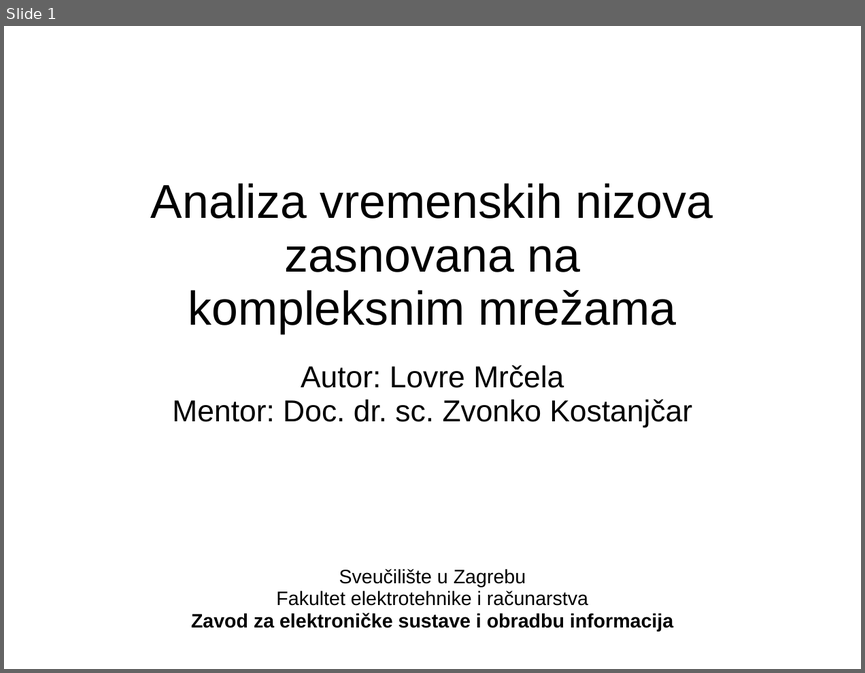
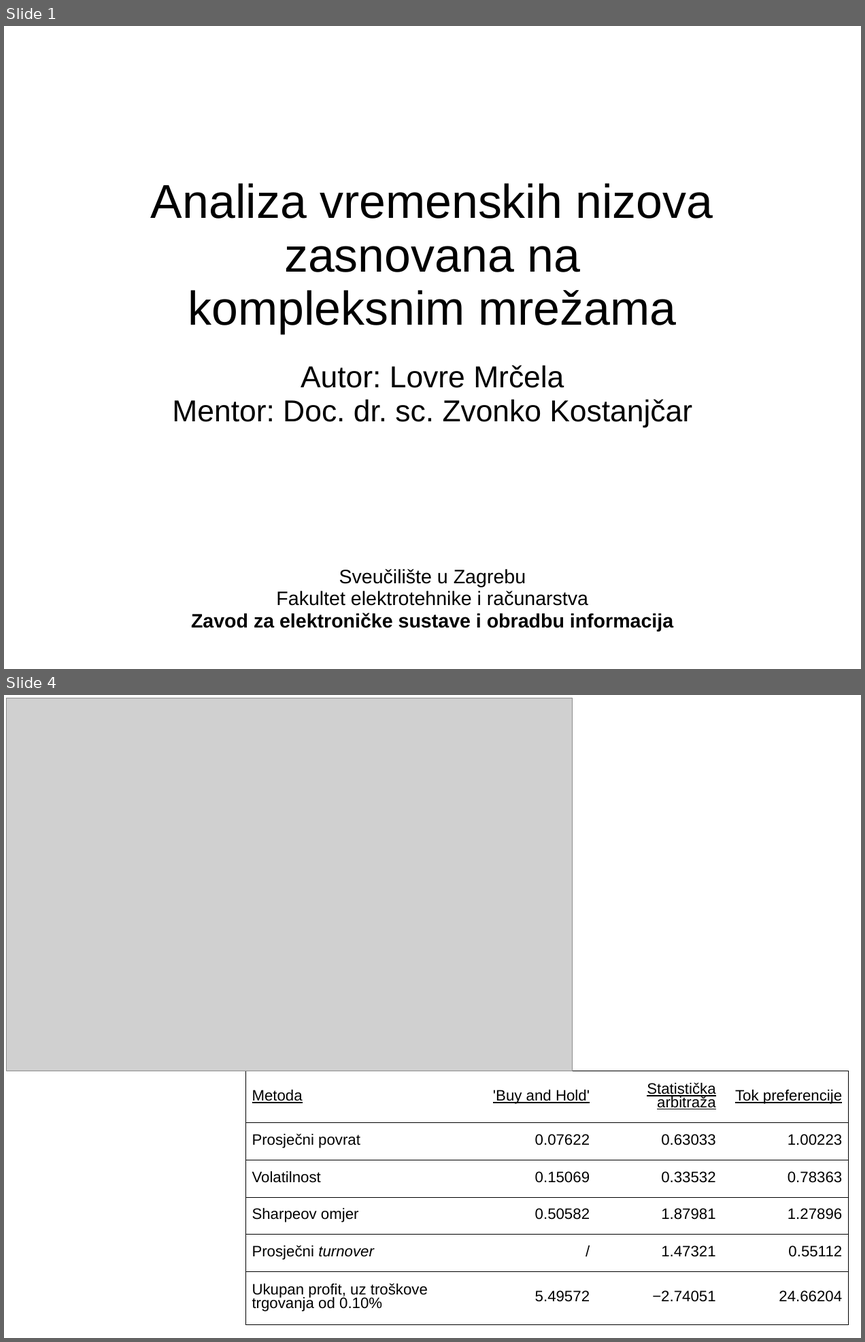
Before and after one commit to mrlovre/diplomski, a slide deck: dira/13-Mrcela-prezentacija.ppt. Shown one above the other, each under a label of ours: slide 1 before the commit, slides 1 and 4 after it; the slides between them are not shown. The pictures are 865x673 and 865x1342 pixels, drawn with LibreOffice and Linux fonts; fonts in the diff are those of the drawing; grey boxes stand for pictures. Boxes give left, top, right and bottom in pixels: in the first picture for what was removed or moved away, otherwise in the second. Text is boxed around its words. In the diff, an @@ line names an element or a change of style, - is before the commit and + after.

```diff
--- a/dira/13-Mrcela-prezentacija.ppt
+++ b/dira/13-Mrcela-prezentacija.ppt
@@ slide 4 added at <box>4,695,861,1338</box>, background #FFFFFF @@
@@ picture added at <box>6,698,572,1070</box> @@
@@ table added at <box>246,1070,848,1324</box>, 6 rows, 4 columns @@
+Metoda | 'Buy and Hold' | Statistička arbitraža | Tok preferencije
+Prosječni povrat | 0.07622 | 0.63033 | 1.00223
+Volatilnost | 0.15069 | 0.33532 | 0.78363
+Sharpeov omjer | 0.50582 | 1.87981 | 1.27896
+Prosječni turnover | / | 1.47321 | 0.55112
+Ukupan profit, uz troškove trgovanja od 0.10% | 5.49572 | −2.74051 | 24.66204
```
Also in this commit, not shown: 2 slides changed, 1 other slide added, 2 slides removed, 4 other files.
